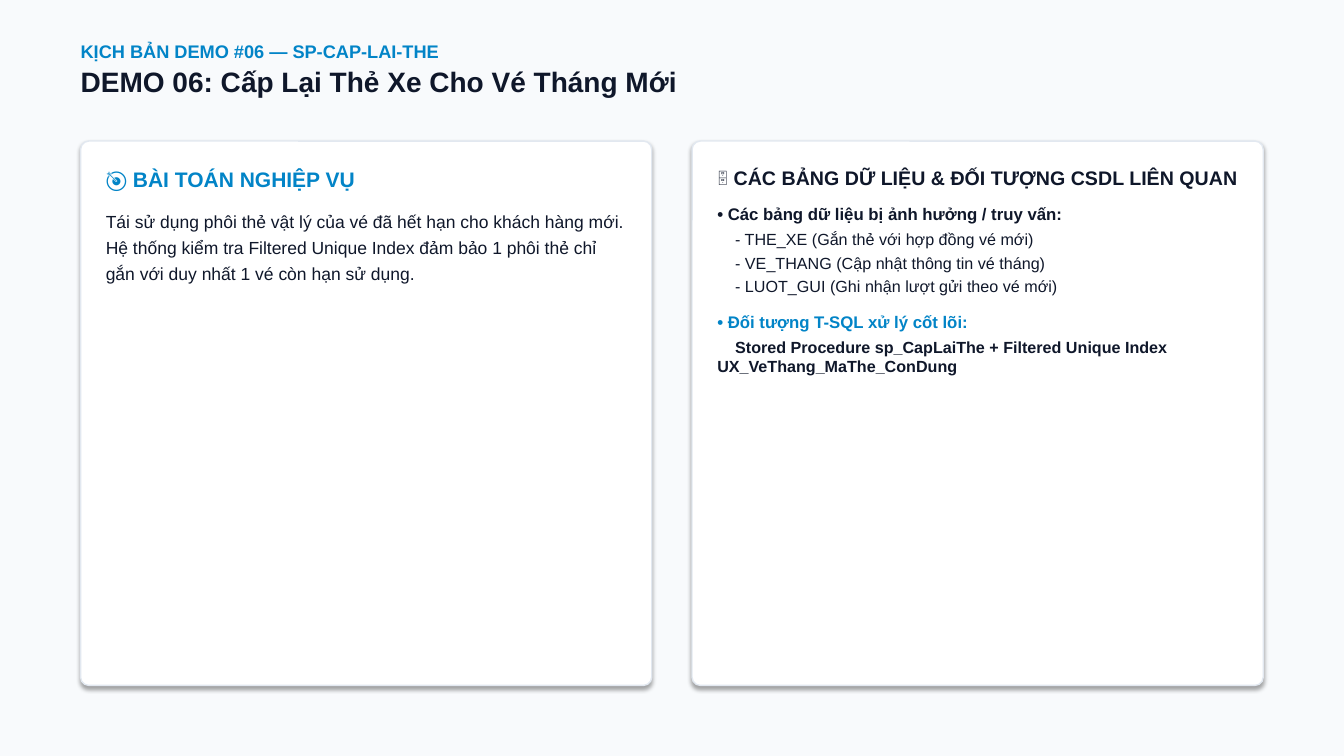
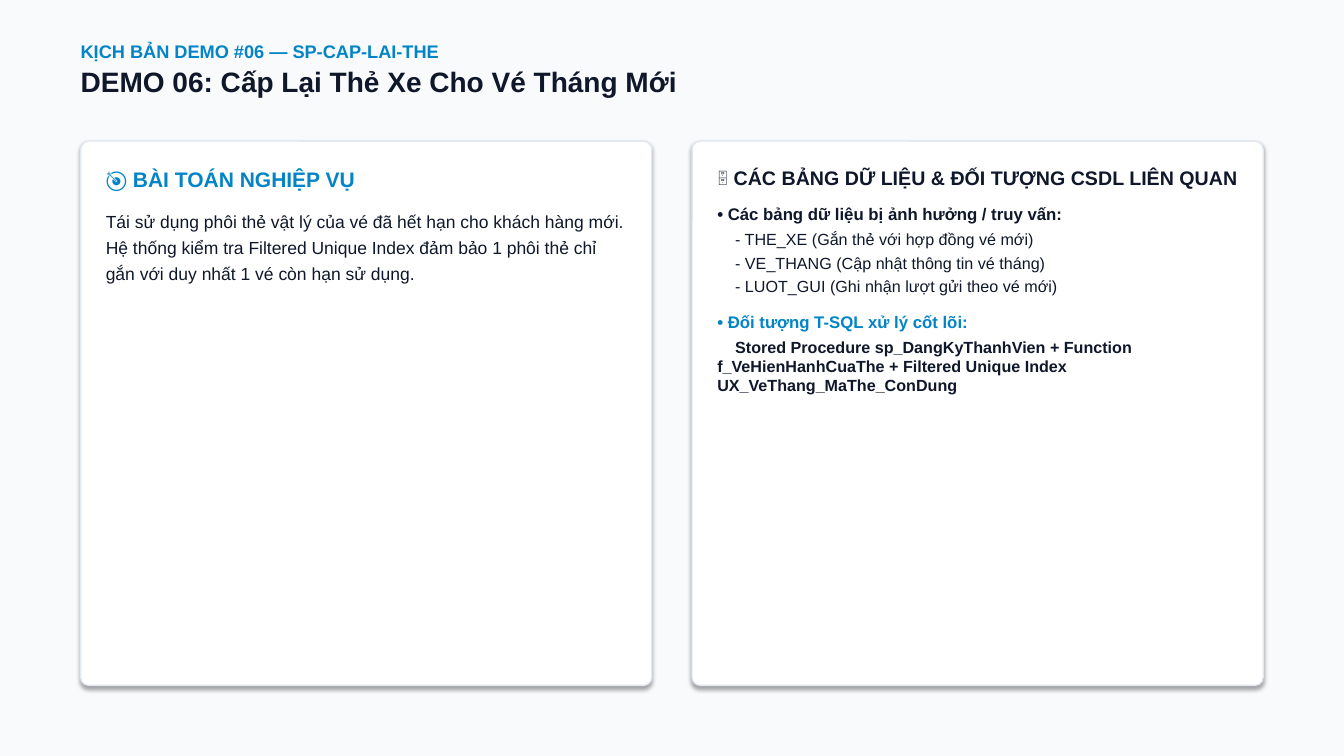
Before and after one commit to 25730084-LeThanhTu/qltt-parking-lot-management, a slide deck: slide 9 of docs/Slides_DoAn_QuanLyChuoiBaiDoXe.pptx. Drawn at 1344x756 pixels with LibreOffice and Linux fonts; fonts in the diff are those of the drawing. Boxes give left, top, right and bottom in pixels: in the first picture for what was removed or moved away, otherwise in the second. Text is boxed around its words. In the diff, an @@ line names an element or a change of style, - is before the commit and + after.

```diff
--- a/docs/Slides_DoAn_QuanLyChuoiBaiDoXe.pptx
+++ b/docs/Slides_DoAn_QuanLyChuoiBaiDoXe.pptx
@@ text at <box>717,341,1132,395</box>: text changed @@
-Stored Procedure sp_CapLaiThe + Filtered Unique Index UX_VeThang_MaThe_ConDung
+Stored Procedure sp_DangKyThanhVien + Function f_VeHienHanhCuaThe + Filtered Unique Index UX_VeThang_MaThe_ConDung
```
Also in this commit, not shown: 2 other slides changed.
